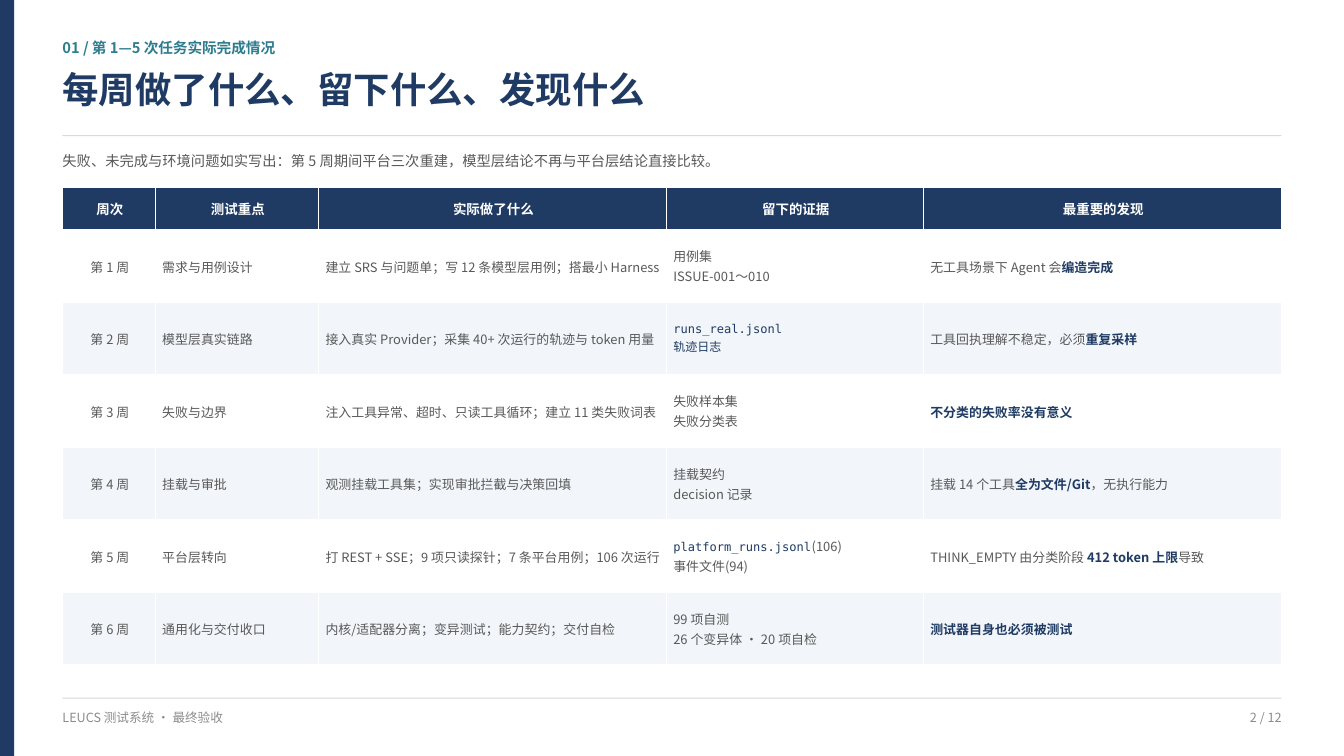
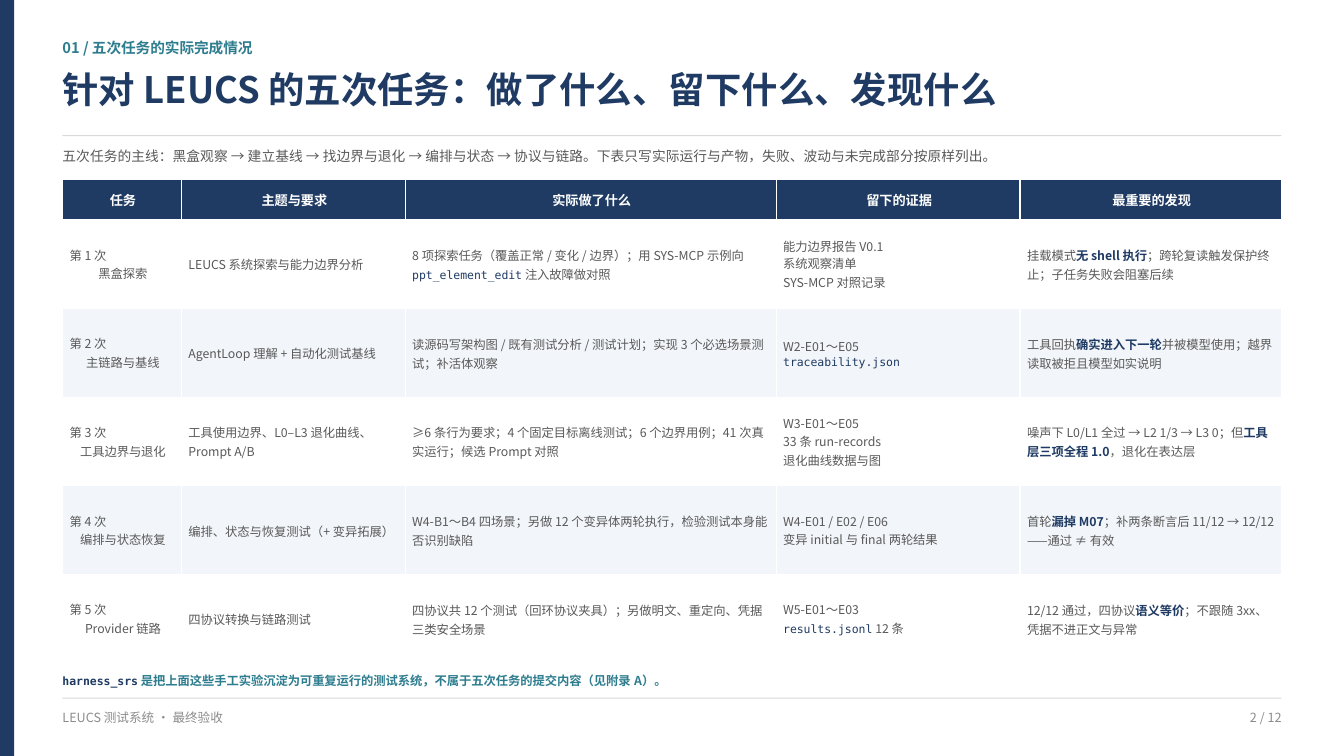
Before and after one commit to junjun5284/Test-LEUCS, a slide deck: slide 2 of harness_srs/最终验收PPT.pptx. Drawn at 1344x756 pixels with LibreOffice and Linux fonts; fonts in the diff are those of the drawing. Boxes give left, top, right and bottom in pixels: in the first picture for what was removed or moved away, otherwise in the second. Text is boxed around its words. In the diff, an @@ line names an element or a change of style, - is before the commit and + after.

```diff
--- a/harness_srs/最终验收PPT.pptx
+++ b/harness_srs/最终验收PPT.pptx
@@ text at <box>62,40,253,55</box>: text changed @@
-01 / 第 1—5 次任务实际完成情况
+01 / 五次任务的实际完成情况
@@ text at <box>62,72,996,107</box>: text changed @@
-每周做了什么、留下什么、发现什么
+针对 LEUCS 的五次任务：做了什么、留下什么、发现什么
@@ text at <box>62,149,996,162</box>: text changed; size 10.2 to 9.8 pt @@
-失败、未完成与环境问题如实写出：第 5 周期间平台三次重建，模型层结论不再与平台层结论直接比较。
+五次任务的主线：黑盒观察 → 建立基线 → 找边界与退化 → 编排与状态 → 协议与链路。下表只写实际运行与产物，失败、波动与未完成部分按原样列出。
@@ table at <box>63,179,1281,663</box> @@
-row 1: 周次 | 测试重点 | 实际做了什么 | 留下的证据 | 最重要的发现
-row 2: 第 1 周 | 需求与用例设计 | 建立 SRS 与问题单；写 12 条模型层用例；搭最小 Harness | 用例集 ISSUE-001～010 | 无工具场景下 Agent 会编造完成
-row 3: 第 2 周 | 模型层真实链路 | 接入真实 Provider；采集 40+ 次运行的轨迹与 token 用量 | runs_real.jsonl 轨迹日志 | 工具回执理解不稳定，必须重复采样
-row 4: 第 3 周 | 失败与边界 | 注入工具异常、超时、只读工具循环；建立 11 类失败词表 | 失败样本集 失败分类表 | 不分类的失败率没有意义
-row 5: 第 4 周 | 挂载与审批 | 观测挂载工具集；实现审批拦截与决策回填 | 挂载契约 decision 记录 | 挂载 14 个工具全为文件/Git，无执行能力
-row 6: 第 5 周 | 平台层转向 | 打 REST + SSE；9 项只读探针；7 条平台用例；106 次运行 | platform_runs.jsonl(106) 事件文件(94) | THINK_EMPTY 由分类阶段 412 token 上限导致
-row 7: 第 6 周 | 通用化与交付收口 | 内核/适配器分离；变异测试；能力契约；交付自检 | 99 项自测 26 个变异体 · 20 项自检 | 测试器自身也必须被测试
+row 1: 任务 | 主题与要求 | 实际做了什么 | 留下的证据 | 最重要的发现
+row 2: 第 1 次 黑盒探索 | LEUCS 系统探索与能力边界分析 | 8 项探索任务（覆盖正常 / 变化 / 边界）；用 SYS-MCP 示例向 ppt_element_edit 注入故障做对照 | 能力边界报告 V0.1 系统观察清单 SYS-MCP 对照记录 | 挂载模式无 shell 执行；跨轮复读触发保护终止；子任务失败会阻塞后续
+row 3: 第 2 次 主链路与基线 | AgentLoop 理解 + 自动化测试基线 | 读源码写架构图 / 既有测试分析 / 测试计划；实现 3 个必选场景测试；补活体观察 | W2-E01～E05 traceability.json | 工具回执确实进入下一轮并被模型使用；越界读取被拒且模型如实说明
+row 4: 第 3 次 工具边界与退化 | 工具使用边界、L0–L3 退化曲线、Prompt A/B | ≥6 条行为要求；4 个固定目标离线测试；6 个边界用例；41 次真实运行；候选 Prompt 对照 | W3-E01～E05 33 条 run-records 退化曲线数据与图 | 噪声下 L0/L1 全过 → L2 1/3 → L3 0；但工具层三项全程 1.0，退化在表达层
+row 5: 第 4 次 编排与状态恢复 | 编排、状态与恢复测试（+ 变异拓展） | W4-B1～B4 四场景；另做 12 个变异体两轮执行，检验测试本身能否识别缺陷 | W4-E01 / E02 / E06 变异 initial 与 final 两轮结果 | 首轮漏掉 M07；补两条断言后 11/12 → 12/12——通过 ≠ 有效
+row 6: 第 5 次 Provider 链路 | 四协议转换与链路测试 | 四协议共 12 个测试（回环协议夹具）；另做明文、重定向、凭据三类安全场景 | W5-E01～E03 results.jsonl 12 条 | 12/12 通过，四协议语义等价；不跟随 3xx、凭据不进正文与异常
@@ table: place and size @@
-table at <box>63,188,1281,665</box>
+table at <box>63,179,1281,663</box>
@@ text added at <box>62,674,666,688</box>, 8.8 pt, text #2E7D8F, bold @@
+harness_srs 是把上面这些手工实验沉淀为可重复运行的测试系统，不属于五次任务的提交内容（见附录 A）。
```
Also in this commit, not shown: 11 other files.
